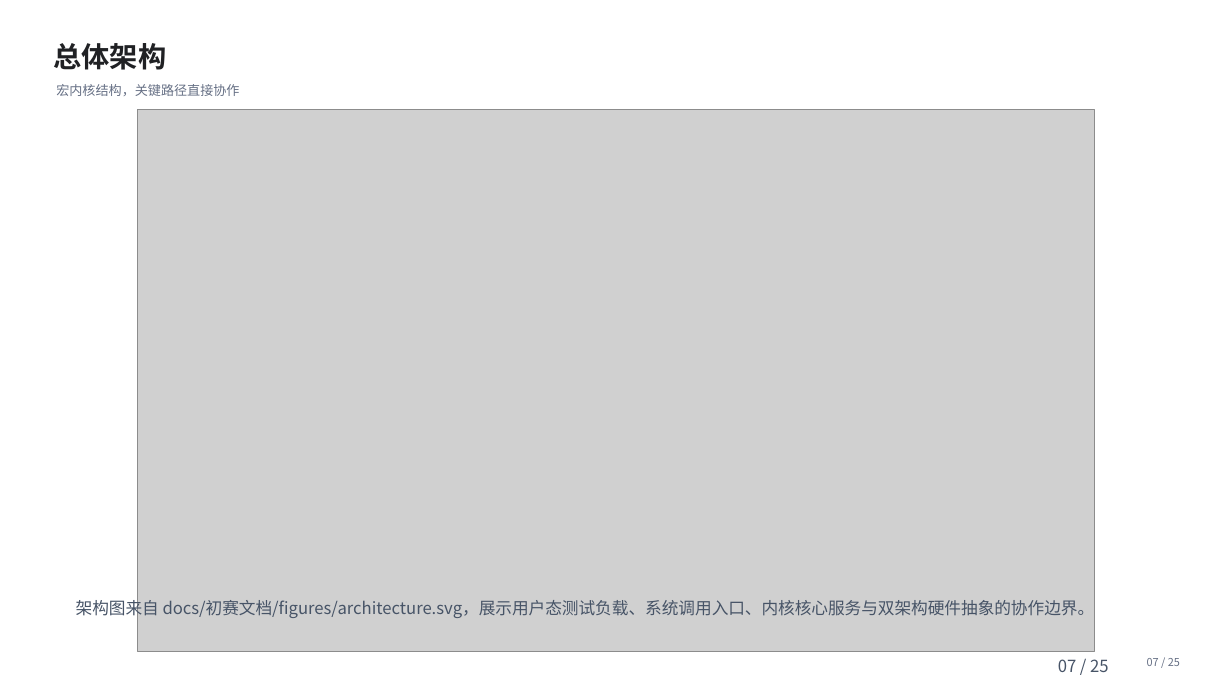
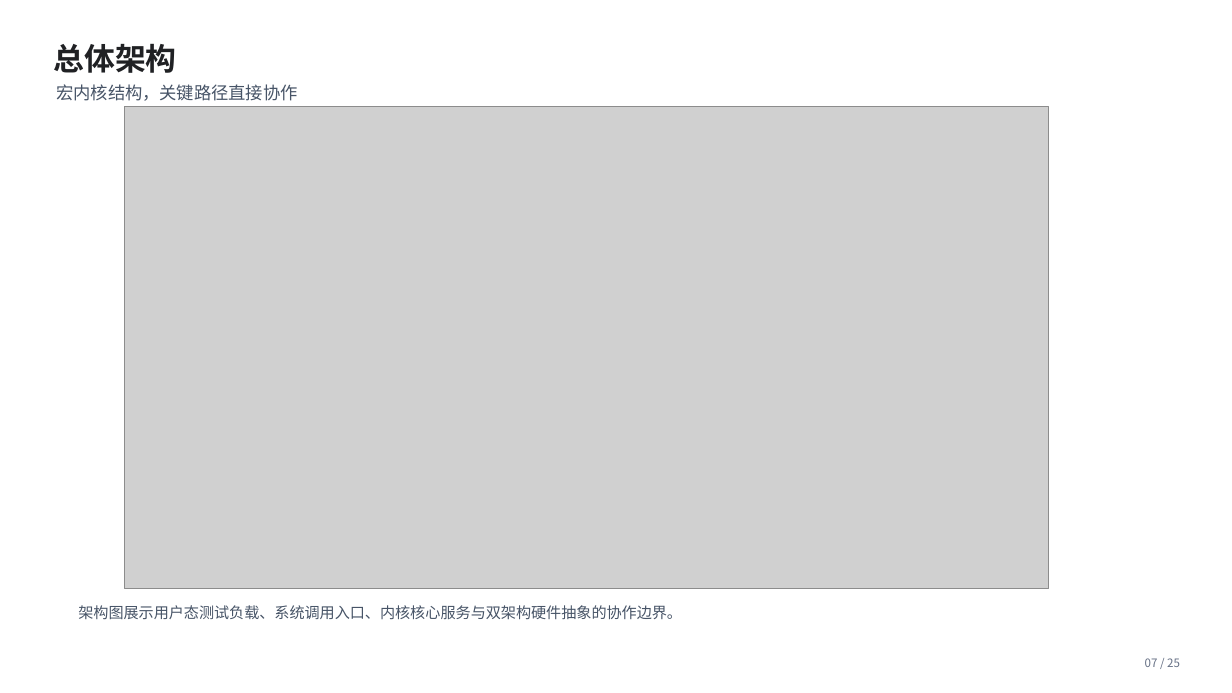
Before and after one commit to Solarpasserby/RespOS, a slide deck: slide 7 of docs/初赛文档/RespOS初赛进展汇报.pptx. Drawn at 1232x693 pixels with LibreOffice and Linux fonts; fonts in the diff are those of the drawing; grey boxes stand for pictures. Boxes give left, top, right and bottom in pixels: in the first picture for what was removed or moved away, otherwise in the second. Text is boxed around its words. In the diff, an @@ line names an element or a change of style, - is before the commit and + after.

```diff
--- a/docs/初赛文档/RespOS初赛进展汇报.pptx
+++ b/docs/初赛文档/RespOS初赛进展汇报.pptx
@@ text "总体架构" at (54, 43, 177, 73): size 22 to 24 pt @@
@@ text "宏内核结构，关键路径直接协作" at (56, 84, 297, 101): size 10.2 to 13.5 pt, text colour #667085 to #475467 @@
@@ picture: place and size @@
-picture at (138, 109, 1094, 652)
+picture at (125, 106, 1049, 589)
@@ text at (78, 605, 682, 619): text changed; size 13 to 11.8 pt @@
-架构图来自 docs/初赛文档/figures/architecture.svg，展示用户态测试负载、系统调用入口、内核核心服务与双架构硬件抽象的协作边界。
+架构图展示用户态测试负载、系统调用入口、内核核心服务与双架构硬件抽象的协作边界。
@@ text "07 / 25" at (1145, 658, 1180, 667): size 8.5 to 9 pt @@
@@ text removed at (1058, 659, 1109, 672) @@
-07 / 25
```
Also in this commit, not shown: 24 other slides changed.
